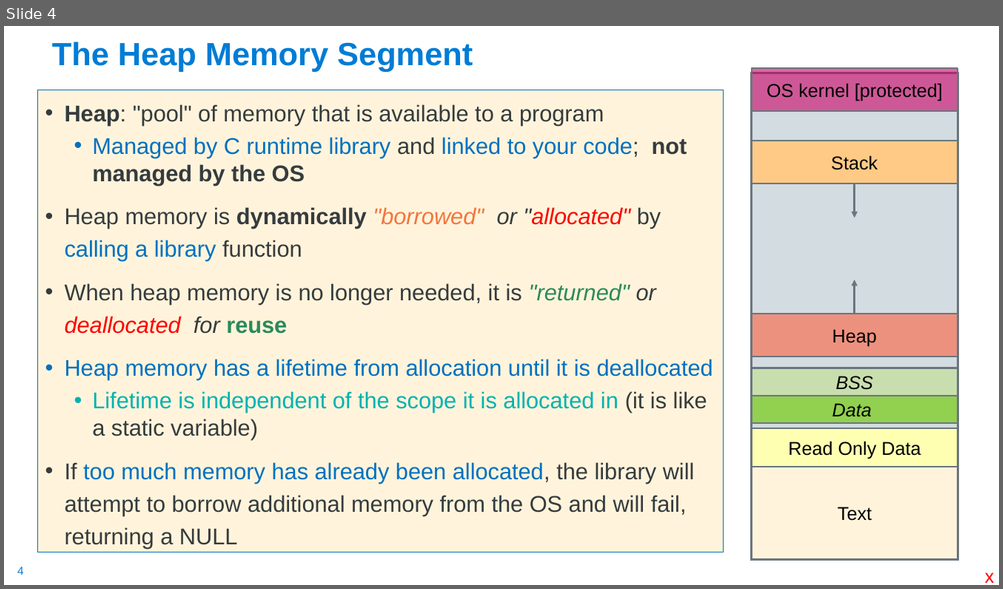
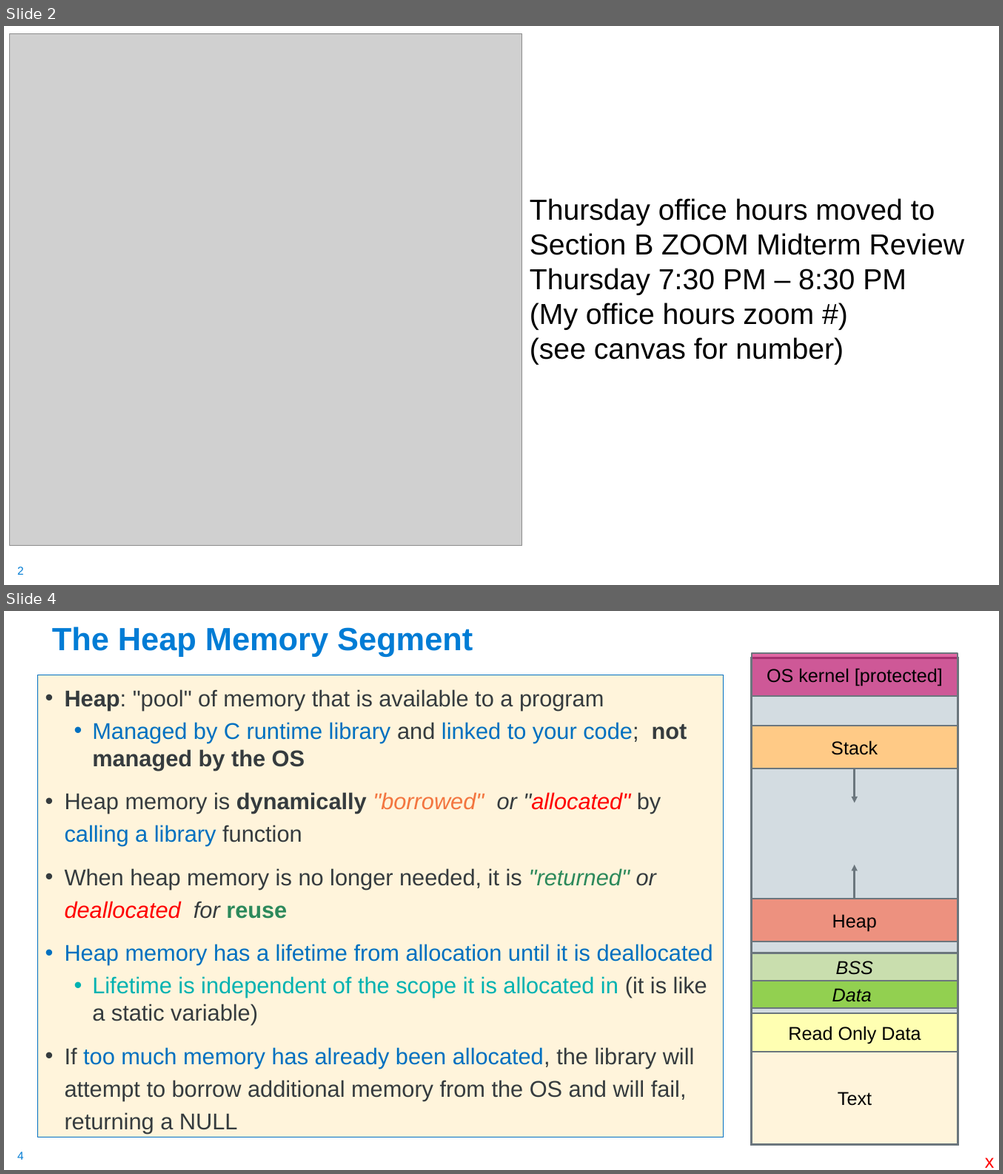
Before and after one commit to cse30-sp24/Muller-Slides, a slide deck: Lecture-9.pptx. Shown one above the other, each under a label of ours: slide 4 before the commit, slides 2 and 4 after it; the slides between them are not shown. The pictures are 1003x589 and 1003x1174 pixels, drawn with LibreOffice and Linux fonts; fonts in the diff are those of the drawing; grey boxes stand for pictures. Boxes give left, top, right and bottom in pixels: in the first picture for what was removed or moved away, otherwise in the second. Text is boxed around its words. In the diff, an @@ line names an element or a change of style, - is before the commit and + after.

```diff
--- a/Lecture-9.pptx
+++ b/Lecture-9.pptx
@@ slide 2 added at [4,26,999,585], background #FFFFFF; not listed: 1 template element that a slide beside it also shows @@
@@ picture added at [10,34,523,547] @@
@@ text added at [529,198,964,365], 28 pt, text #000000 @@
+Thursday office hours moved to
+Section B ZOOM Midterm Review
+Thursday 7:30 PM – 8:30 PM
+(My office hours zoom #)
+(see canvas for number)
```
Also in this commit, not shown: 13 slides changed, 1 slide removed, 1 other file.
